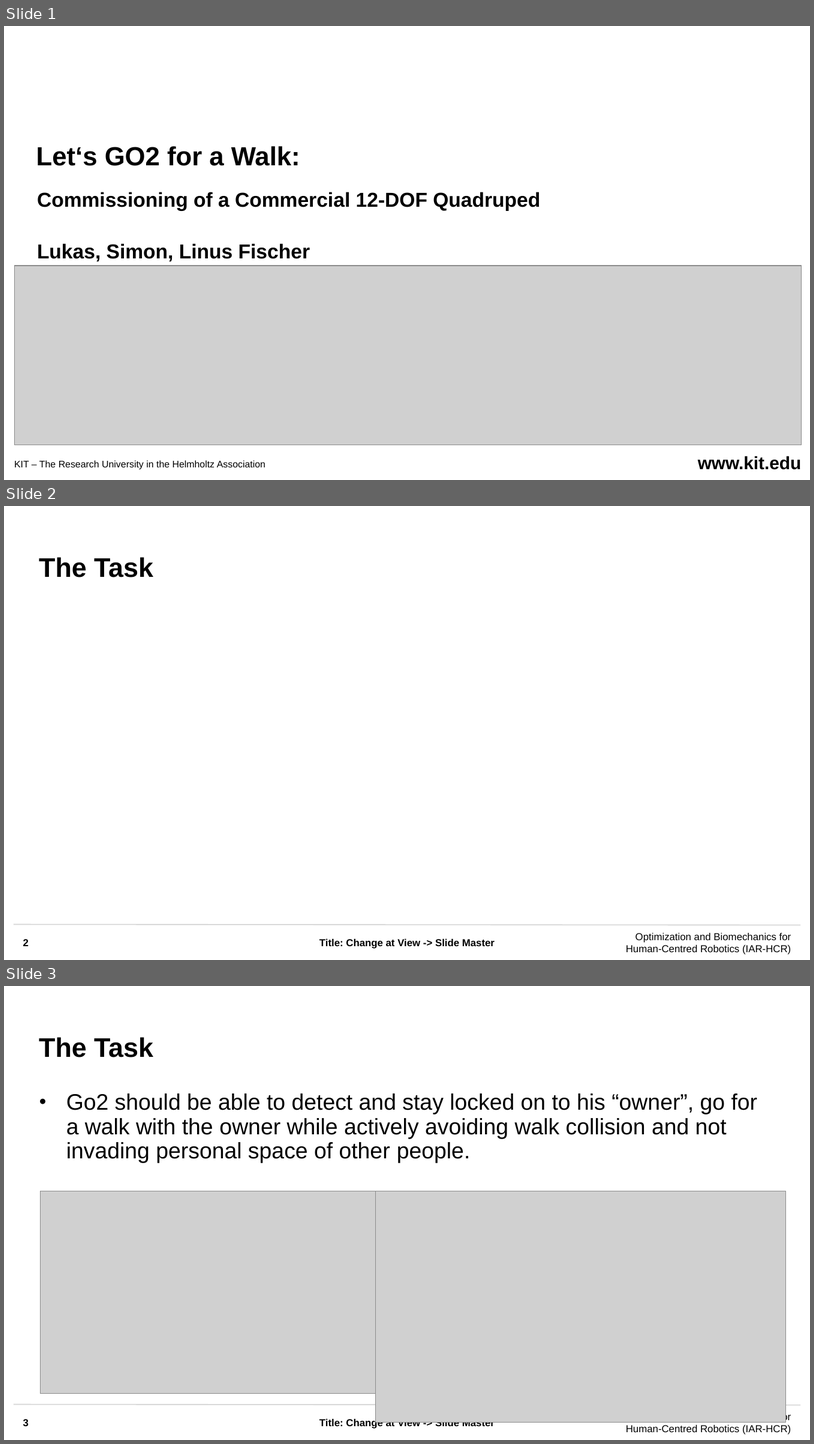
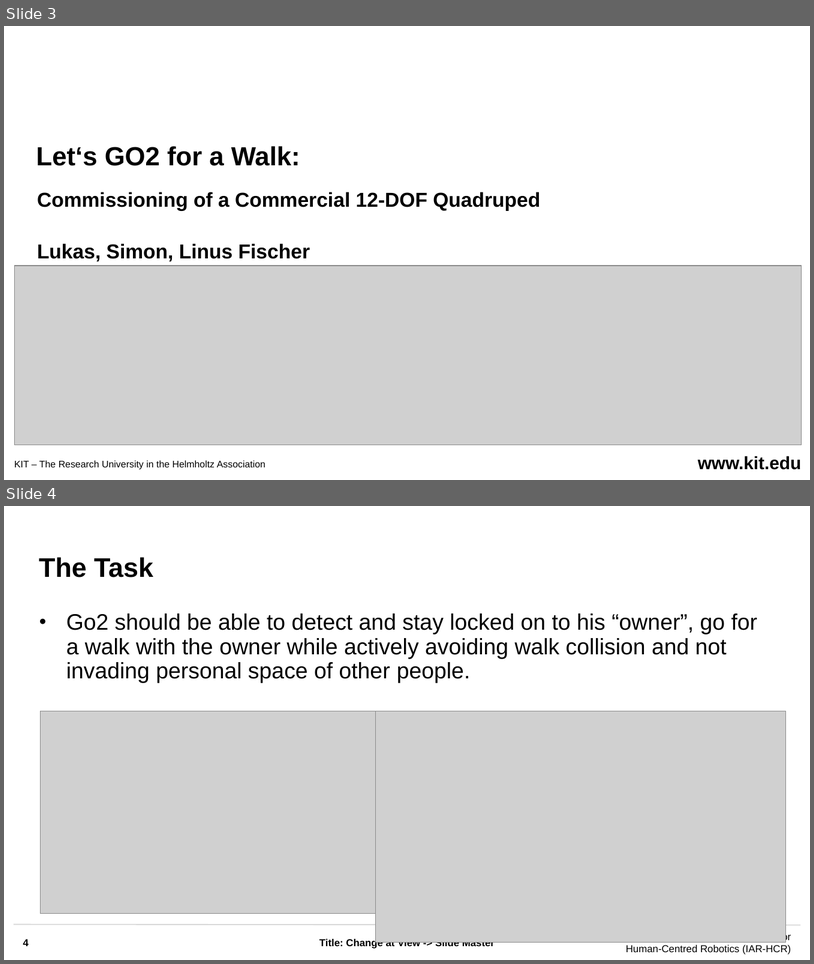
Before and after one commit to LukasInformatik/Human-Centered-Robotics-Project-5-KIT, a slide deck: SS2025_Generic_Template.pptx. Shown one above the other, each under a label of ours: slides 1, 2 and 3 before the commit, slides 3 and 4 after it. The pictures are 814x1444 and 814x964 pixels, drawn with LibreOffice and Linux fonts; fonts in the diff are those of the drawing; grey boxes stand for pictures; background and template pictures are left out. Boxes give left, top, right and bottom in pixels: in the first picture for what was removed or moved away, otherwise in the second. Text is boxed around its words. In the diff, an @@ line names an element or a change of style, - is before the commit and + after.

```diff
--- a/SS2025_Generic_Template.pptx
+++ b/SS2025_Generic_Template.pptx
@@ slide 2 removed at (4,506,810,960), background #FFFFFF; not listed: 3 template elements that a slide beside it also shows @@
@@ title removed at (39,557,153,577) @@
-The Task
@@ page number removed at (23,939,29,946) @@
-2
@@ what was slide 1 is now slide 3 @@
@@ what was slide 3 is now slide 4 @@
@@ page number at (23,939,29,946): text changed @@
-3
+4
```
Also in this commit, not shown: 3 slides added.
